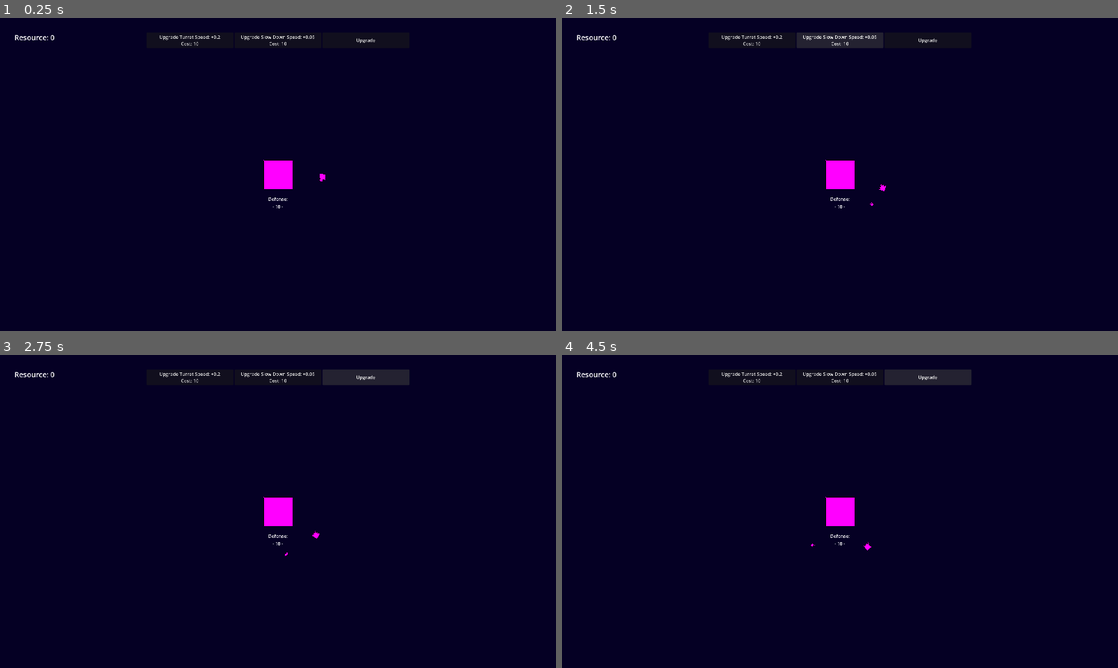
Above: before the commit, frames 1-4 (two rows, left to right).
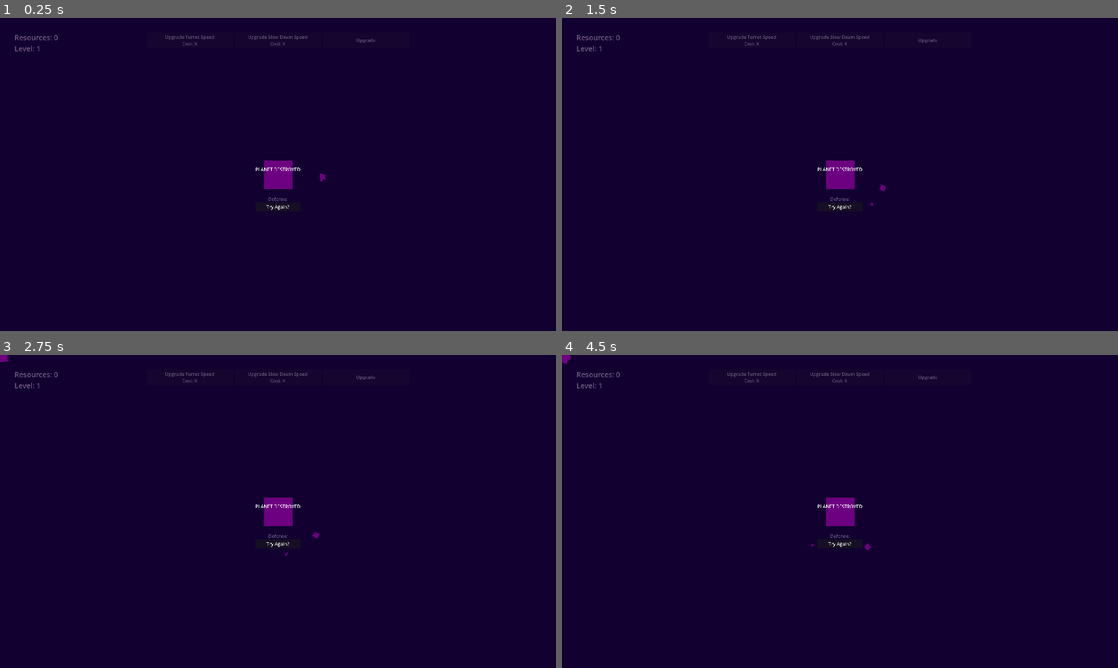
Above: after the commit, the same moments.

Repository: naeemR123/Learners-Game-Jam--2
Game: Godot game, scene res://Scenes/main.tscn
Two runs of this game, one before a commit and one after it. Both use one fixed random seed, a clock stepped at 60 frames per second and the inputs below.
Inputs:
- Up to frame 1 (0.25 s): no input
- Up to frame 2 (1.5 s): click "Upgrade Turret Speed: +0.2 Co…" (after the commit: "Upgrade Turret Speed Cost: X") at 0.5 s; click "Upgrade Slow Down Speed: +0.0…" (after the commit: "Upgrade Slow Down Speed Cost:…") at 1.25 s
- Up to frame 3 (2.75 s): click "Upgrade" at 2 s
- Up to frame 4 (4.5 s): click "Upgrade Turret Speed: +0.2 Co…" (after the commit: "Upgrade Turret Speed Cost: X") at 2.75 s; click "Upgrade Slow Down Speed: +0.0…" (after the commit: "Upgrade Slow Down Speed Cost:…") at 3.5 s; click "Upgrade" at 4.25 s

The runs differ from the first frame. In frame 1, 1.0% of the frame differs, in the area x 2-68%, y 5-62%; in frame 2, 1.6%; in frame 3, 1.7%; in frame 4, 1.7%, in the area x 0-74%, y 0-63%.
Error after the commit: Parse Error: Identifier "current_planet_defense" not declared in the current scope. (res://Scripts/game_manager.gd:54)

Commit message:
trying to fix modularity by moving upgrades to resources

Diff:
--- a/Scenes/main.tscn
+++ b/Scenes/main.tscn
@@ -58,7 +58,7 @@
 grow_horizontal = 2
 alignment = 1
 
-[node name="TurretUpgrade" type="Button" parent="UI/HBoxContainer" unique_id=1593550338]
+[node name="TurretFireRateUpgrade" type="Button" parent="UI/HBoxContainer" unique_id=1593550338]
 custom_minimum_size = Vector2(300, 50)
 layout_mode = 2
 text = "Upgrade Turret Speed
@@ -134,5 +134,5 @@
 text = "Try Again?"
 
 [connection signal="timeout" from="AsteroidSpawner/SpawnCooldown" to="AsteroidSpawner" method="_on_spawn_cooldown_timeout"]
-[connection signal="pressed" from="UI/HBoxContainer/TurretUpgrade" to="UI" method="_on_turret_upgrade_pressed"]
+[connection signal="pressed" from="UI/HBoxContainer/TurretFireRateUpgrade" to="UI" method="_on_turret_upgrade_pressed"]
 [connection signal="pressed" from="UI/HBoxContainer/SlowDownUpgrade" to="UI" method="_on_slow_down_upgrade_pressed"]
--- a/Scripts/ResourceScripts/asteroid_data.gd
+++ b/Scripts/ResourceScripts/asteroid_data.gd
@@ -7,7 +7,9 @@
 @export var name: String
 @export var sprite_texture: Texture2D
 @export var scale_ratio: float = 1
-var	base_scale: Vector2 = Vector2(max_health*scale_ratio,max_health*scale_ratio)
+
+# Add this to asteroid.gd using the start() function instead.
+var	base_scale: Vector2
 
 @export_category("Base Stats")
 @export var max_health: float
--- /dev/null
+++ b/Scripts/ResourceScripts/upgrade_data.gd
@@ -0,0 +1,43 @@
+extends Resource
+class_name UpgradeData
+
+
+#############################
+# -= PROPERTY ASSIGNMENT =- #
+#############################
+
+@export var id: String = "upgrad_id" # A unique name used by Game_Manager
+@export var display_name: String = "Upgrade Name" # The name displayed for players
+@export_multiline var description: String = "What this upgrade does..."
+
+@export_category("Economy")
+@export var base_cost: int = 10
+@export var cost_multiplier: float = 1.15
+
+@export_category("Effect")
+@export var base_value: float = 1.0
+@export var val_up_per_level: float = 0.2
+
+# State variables (Not exported; dynamic during gameplay)
+var current_level: int = 1
+
+
+
+
+#################
+# - Functions - #
+#################
+
+func get_current_cost() -> int:
+	return int(base_cost * pow(cost_multiplier, current_level))
+
+
+func get_current_value() -> float:
+	return base_value + (val_up_per_level * (current_level - 1))
+
+
+func level_up() -> void:
+	current_level += 1
+
+func reset() -> void:
+	pass
--- /dev/null
+++ b/Scripts/Resources/turret_fire_rate_upgrade.tres
@@ -0,0 +1,11 @@
+[gd_resource type="Resource" script_class="UpgradeData" format=3 uid="uid://47xdrmudolho"]
+
+[ext_resource type="Script" uid="uid://b3n4xmqgxjhgf" path="res://Scripts/ResourceScripts/upgrade_data.gd" id="1_qtxok"]
+
+[resource]
+script = ExtResource("1_qtxok")
+id = "turret_fire_rate"
+display_name = "Turret Fire Rate"
+description = "Each Upgrade:
+- Decreases time between shots for turret satellites. (Decreased cooldown)"
+metadata/_custom_type_script = "uid://b3n4xmqgxjhgf"
--- a/Scripts/asteroid.gd
+++ b/Scripts/asteroid.gd
@@ -4,25 +4,27 @@
 
 @export var data : AsteroidData
 
-@export var resource_max : int = 3
-@export var resource_min : int = 1
+var resource_max : int = 3
+var resource_min : int = 1
 
-@export var damage : int = 3
-
+var damage : float = 3
+var current_health: float
 var local_time_scale : float = 1.0
 
-@export var max_speed : float = 40
-@export var min_speed : float = 15
-@export var rotation_speed : float = randf_range(-0.8,0.8)
 var speed : float = randf_range(min_speed,max_speed)
+var max_speed : float = 40
+var min_speed : float = 15
 var direction : Vector2
+
+var rotation_speed : float = randf_range(-0.8,0.8)
+
 
 @onready var sprite : Sprite2D = $Sprite2D
 @onready var resource_scene : PackedScene = preload("res://Scenes/resource.tscn")
 
 var planet: Area2D
 
-func start(target_planet: Area2D, start_pos: Vector2, debug_speed: bool, debug_speed_value: float) -> void:
+func start(target_planet: Area2D, start_pos: Vector2, debug_speed: bool, debug_speed_value: float, speed_multiplier: float, health_multiplier: float) -> void:
 	if not data:
 		queue_free()
 		return
@@ -33,16 +35,46 @@
 	global_position = start_pos
 	area_entered.connect(_on_area_entered)
 
-	# Sets direciton of Asteroid towards the Planet
-	if planet:
+
+	###################################################################
+	#  - Assigns properties based on attached AsteroidData resource - #
+
+	current_health = data.max_health * health_multiplier
+	speed = randf_range(data.min_speed, data.max_speed) * speed_multiplier
+	rotation_speed = randf_range(-0.8, 0.8)
+
+	sprite.texture = data.sprite_texture
+	var base_scale := Vector2(data.max_health * data.scale_ratio, data.max_health * data.scale_ratio)
+	scale = base_scale
+
+
+	# Determines flight path based on assigned AI behavior
+	if data.behavior == AsteroidData.BehaviorType.COMET:
+		# Comets fly straight past the screen, avoiding the Planet. Picks a random vector moving roughly opposite
+		var screen_center = get_viewport_rect().size/2
+		var to_center = (screen_center - global_position).normalized()
+		direction = to_center.rotated(randf_range(-0.5,0.5)) # Slight angle variation
+
+	else:
+		# Sets direciton of other Asteroids towards the Planet
 		direction = (planet.global_position - global_position).normalized()
-	print("Spawned at: ", global_position, " | Speed: ", speed)	# Displays current Asteroid's pos and speed
+
+	#####################################################################
+
+	print("Spawned: ", data.name , " at: ", global_position, " | Speed: ", speed)	# Displays current Asteroid's name, pos, and speed
 
 
 func _physics_process(delta: float) -> void:
 	# Produces movement and rotation
 	global_position += direction * speed * local_time_scale * delta
 	rotation += rotation_speed * local_time_scale * delta
+
+
+func take_damage(amount: float):
+	current_health -= amount
+	# Add hit-flash here
+	if current_health <=0:
+		die()
 
 
 func _on_area_entered(body: Area2D) -> void:
@@ -55,8 +87,8 @@
 
 
 func die():
-	var randamount = randi_range(resource_min, resource_max)
-
+	# Randomly chooses an amount based on the min and max values of resources, then spawns that amount
+	var randamount = randi_range(data.min_resources, data.max_resources)
 	for i in randamount:
 		var resource = resource_scene.instantiate()
 		resource.global_position = global_position
--- a/Scripts/game_manager.gd
+++ b/Scripts/game_manager.gd
@@ -1,47 +1,53 @@
 extends Node
 
 var resources :int = 0
-
-# Turret Upgrades
-@export var turret_fire_rate: float = 2.0
-var turret_upgrade_cost: int = 10
-var turret_upgrade_level: int = 1
-
-# Tractor Beam Upgrades
-@export var slow_down_amount: float = 0.75
-var tractor_upgrade_cost: int = 10
-var tractor_upgrade_level: int = 1
-
-# Planet Defense Upgrades
-@export var max_planet_defense: int = 10
-var current_planet_defense: int = 10
-var defense_upgrade_cost: int = 10
-var defense_upgrade_level: int = 1
 var planet_destroyed : bool = false
 
+# This Dictionary holds the CURRENT value of all upgrade stats
+# Turrets and Tractor beams will read from this dictionary using the exact "id" string.
+var active_stats: Dictionary = {
+	"turret_fire_rate": 2.0,
+	"turret_damage": 3.0,
+	"slow_down_amount": 0.75,
+	"planet_defense": 10.0,
+}
+
+var max_planet_defense: float = 10.0
+
+
 # Signals
-signal turret_upgrade(new_amount)
+signal stats_changed()
 signal resources_changed()
-signal defense_changed()
 signal game_over()
+
+
 
 #################
 # - Functions - #
 #################
+
 
 func add_resource(amount: int):
 	resources += amount
 	resources_changed.emit()
 
 
-func update_firerate(amount: float):
-	turret_fire_rate -= amount
-	if turret_fire_rate < 0.05:
-		turret_fire_rate = 0.05
-	turret_upgrade.emit(turret_fire_rate)
+func purchase_upgrade(upgrade: UpgradeData) -> bool:
+	var cost = upgrade.get_current_cost()
+
+	if resources >= cost:
+		resources -= cost
+		upgrade.level_up()
+
+		# Update the dictionary using the UpgradeData's ID
+		active_stats[upgrade.id] = upgrade.get_current_value()
+
+		resources_changed.emit()
+		return true # Purchase successful
+	return false # Purchase unsuccessful : not enough resources
 
 
-func take_damage(damage_val: int):
+func take_damage(damage_val: float):
 	if planet_destroyed:
 		return
 
@@ -64,9 +70,10 @@
 # Reset function for "Try Again?" Button
 func game_reset():
 	resources = 0
-	turret_fire_rate = 2.0
-	turret_upgrade_cost = 10
-	turret_upgrade_level = 1
+
+	active_stats[turret_fire_rate] = 2.0
+	turret_fire_rate_upgrade_cost = 10
+	turret_fire_rate_upgrade_level = 1
 	slow_down_amount = 0.75
 	tractor_upgrade_cost = 10
 	tractor_upgrade_level = 1
--- a/Scripts/ui.gd
+++ b/Scripts/ui.gd
@@ -3,7 +3,7 @@
 @onready var game := Game_Manager
 
 
-@onready var turret_upgrade: Button = $HBoxContainer/TurretUpgrade
+@onready var turret_fire_rate_upgrade: Button = $HBoxContainer/TurretUpgrade
 @onready var slow_down_upgrade: Button = $HBoxContainer/SlowDownUpgrade
 
 @onready var label: Label = $Stats
@@ -23,7 +23,7 @@
 
 	game_over_screen.visible = false
 
-	turret_button_refresh(0.2 * game.turret_upgrade_level)
+	turret_button_refresh(0.2 * game.turret_fire_rate_upgrade_level)
 	tractor_button_refresh()
 	update_ui()
 	update_defense_ui()
@@ -35,20 +35,20 @@
 
 func _on_turret_upgrade_pressed() -> void:
 
-	if game.resources >= game.turret_upgrade_cost:
-		game.resources -= game.turret_upgrade_cost
+	if game.resources >= game.turret_fire_rate_upgrade_cost:
+		game.resources -= game.turret_fire_rate_upgrade_cost
 
-		var upgrade_amount = 0.2 * game.turret_upgrade_level
+		var upgrade_amount = 0.2 * game.turret_fire_rate_upgrade_level
 		game.update_firerate(upgrade_amount)
 
-		game.turret_upgrade_level += 1
+		game.turret_fire_rate_upgrade_level += 1
 
-		game.turret_upgrade_cost = int(10 * pow(1.15,game.turret_upgrade_level))
+		game.turret_fire_rate_upgrade_cost = int(10 * pow(1.15,game.turret_fire_rate_upgrade_level))
 		turret_button_refresh(upgrade_amount)
 
 
 func turret_button_refresh(speed_amount):
-	turret_upgrade.text = "Upgrade Turret Speed: +" + str(speed_amount) + "\nCost: " + str(game.turret_upgrade_cost)
+	turret_fire_rate_upgrade.text = "Upgrade Turret Speed: +" + str(speed_amount) + "\nCost: " + str(game.turret_fire_rate_upgrade_cost)
 
 
 func update_ui():
Not shown, added: Scripts/ResourceScripts/upgrade_data.gd.uid
